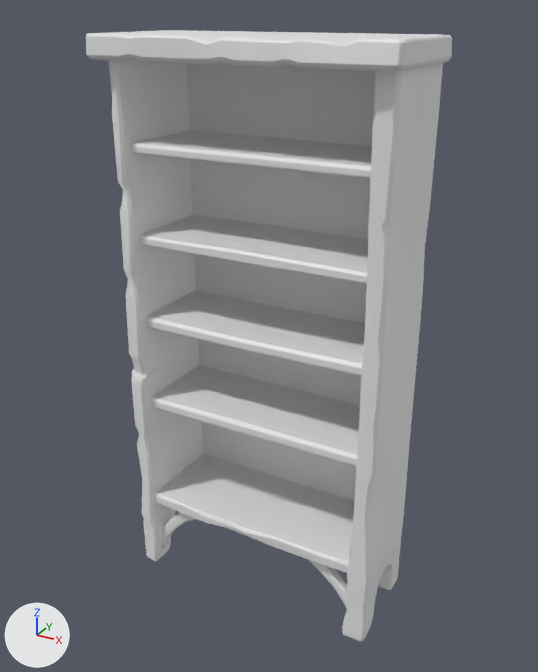
The FBX model Assets/WK_Pack/Meshs/Shelf.fbx as it was, and as the next commit left it.
Camera for both pictures: a 50 mm camera at (2.12, -3.81, 3.81) aimed at (0.01, 0.03, 1.89). Arrows for +X, +Y and +Z are at lower left; the lights stay in place. The picture after the commit comes second.

Objects in the first picture: 'Shelf'.
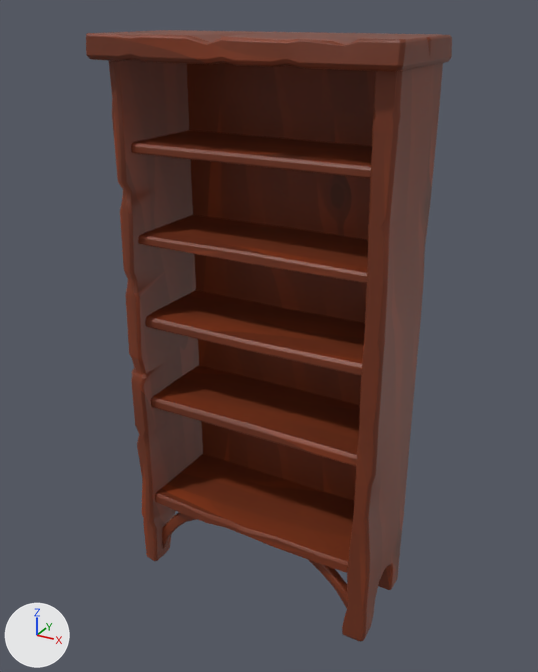
Diff of the bpy script that builds the scene:
```diff
--- a/Assets/WK_Pack/Meshs/Shelf.fbx.py
+++ b/Assets/WK_Pack/Meshs/Shelf.fbx.py
@@ img_wooden_01_png @@
+img_wooden_01_png = load_image('Wooden_01.png', '../Materials/HandPainteds/Wooden_01/Wooden_01.png', 1024, 1024, 'sRGB')
@@ mat_wooden_01 @@
+mat_wooden_01 = principled_material('Wooden_01')
+mat_wooden_01.texture = img_wooden_01_png
@@ me_c83613e9_e919_4bbf_a943_3610863f8dbb @@
 me_c83613e9_e919_4bbf_a943_3610863f8dbb.from_pydata(...)  # 2116 vertices, 2109 faces; spans x -0.92..0.92, y -0.41..0.41, z 0.0..3.68
-me_c83613e9_e919_4bbf_a943_3610863f8dbb.materials.append(mat_c83613e9_e919_4bbf_a943_3610863f8dbb)  # white #e7e7e7
+me_c83613e9_e919_4bbf_a943_3610863f8dbb.materials.append(mat_wooden_01)  # picture img_wooden_01_png
```

Changed parts and their boxes [x1, y1, x2, y2] in the pictures (538 x 672 px):
'Shelf', recoloured (white to brown): [86, 30, 452, 642] in both
